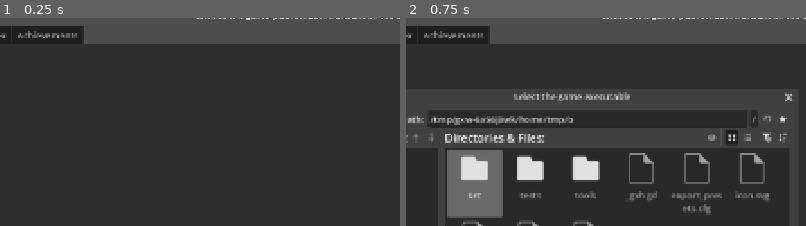
Above: before the commit, frames 1-2 (left to right).
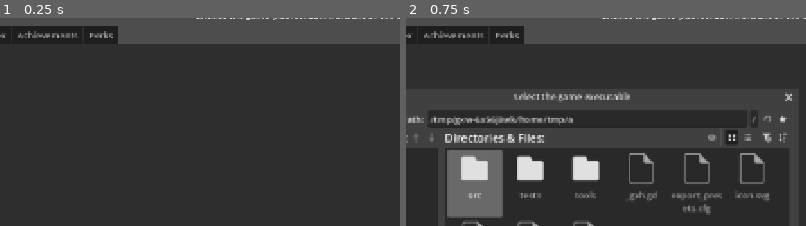
Above: after the commit, the same moments.

Repository: Bashbro92/azssaveeditor
Game: Godot game, scene res://src/ui/main.tscn
Same seed, same stepped clock (60 frames per second), same inputs: the game is played once before the commit and once after it.
Inputs:
- Up to frame 1 (0.25 s): no input
- Up to frame 2 (0.75 s): click "Game files…" at 0.5 s
The pictures show only the part of the screen within x 27-77%, y 3-53%; the shares and areas given below are measured in that part.

The runs differ from the first frame. In frame 1, 0.7% of the frame differs, in the area x 21-30%, y 3-13%; in frame 2, 0.7%, in the area x 21-42%, y 3-50%.

Commit message:
feat(ui): edit perks, perk resets, bought tabards and companion looks

Diff:
--- a/src/ui/main.gd
+++ b/src/ui/main.gd
@@ -29,7 +29,7 @@
 
 func _panels() -> Array[EditorPanel]:
 	var panels: Array[EditorPanel] = [OverviewPanel.new(), ZonesPanel.new(), TalentsPanel.new(),
-			CollectionPanel.new(), CodexPanel.new(), AchievementsPanel.new()]
+			CollectionPanel.new(), CodexPanel.new(), AchievementsPanel.new(), PerksPanel.new()]
 	for panel in panels:
 		panel.name = panel.get_script().get_global_name().trim_suffix("Panel")
 	return panels
--- /dev/null
+++ b/src/ui/perks_panel.gd
@@ -0,0 +1,111 @@
+class_name PerksPanel
+extends EditorPanel
+## The account's perks and perk resets, the tabards bought with perk points and the pickup companions' looks.
+## The game checks none of these against the achievement points they cost.
+
+const _MOST_RESETS := 2  ## the game allows two perk resets
+const _DEFAULT := "Default"
+
+
+func build() -> void:
+	var p := session.progress
+	var perks := session.game.perks
+	content.add_child(_heading("Perks"))
+	var bar := HBoxContainer.new()
+	bar.add_child(_button("Learn all", func() -> void: _apply_bulk(func() -> void:
+		for perk in perks:
+			p.set_perk_rank(perk["id"], perk["costs"].size()))))
+	bar.add_child(_button("Unlearn all", func() -> void: _apply_bulk(func() -> void:
+		for perk_id: String in p.perks():
+			p.set_perk_rank(perk_id, 0))))
+	content.add_child(bar)
+	var grid := GridContainer.new()
+	grid.columns = 4
+	grid.add_theme_constant_override("h_separation", 10)
+	var known := {}
+	for perk in perks:
+		var perk_id: String = perk["id"]
+		known[perk_id] = true
+		grid.add_child(_icon(perk["icon"], 24))
+		grid.add_child(_label(perk["name"], 200))
+		grid.add_child(_spin(p.perks().get(perk_id, 0), perk["costs"].size(),
+				func(v: int) -> void: p.set_perk_rank(perk_id, v), 70))
+		grid.add_child(_label(_needs(perk)))
+	for perk_id: String in p.perks():  # perks the game data doesn't know, so nothing is hidden
+		if not known.has(perk_id):
+			grid.add_child(_icon("", 24))
+			grid.add_child(_label(perk_id, 200))
+			grid.add_child(_spin(p.perks()[perk_id], 255, func(v: int) -> void: p.set_perk_rank(perk_id, v), 70))
+			grid.add_child(_label(""))
+	content.add_child(grid)
+	var resets := HBoxContainer.new()
+	resets.add_child(_label("Perk resets used (of %d):" % _MOST_RESETS))
+	resets.add_child(_spin(p.perk_resets(), _MOST_RESETS, func(v: int) -> void: p.set_perk_resets(v), 70))
+	content.add_child(resets)
+
+	content.add_child(_heading("Tabards bought"))
+	content.add_child(_label("Tabards that come with an achievement aren't saved; earn the achievement instead."))
+	var tabards := GridContainer.new()
+	tabards.columns = 4
+	for t in session.game.tabards:
+		if t["unlock"] != "":
+			continue
+		var tabard_id: int = t["id"]
+		tabards.add_child(_icon(t["icon"], 24))
+		var box := _check("%s (%d)" % [t["name"], t["cost"]], p.tabards().has(tabard_id),
+				func(on: bool) -> void: p.set_tabard(tabard_id, on))
+		box.custom_minimum_size.x = 280
+		tabards.add_child(box)
+	content.add_child(tabards)
+
+	content.add_child(_heading("Companion looks"))
+	content.add_child(_label("A look its achievement hasn't unlocked shows as the default in game."))
+	var looks := p.companion_looks()
+	var slots := HBoxContainer.new()
+	for slot in range(2):
+		slots.add_child(_label("Companion %d:" % (slot + 1)))
+		slots.add_child(_look_choice(looks, slot))
+	content.add_child(slots)
+
+
+## "Needs <achievement>" (and the perk it needs first) for a perk's row.
+func _needs(perk: Dictionary) -> String:
+	var parts := PackedStringArray()
+	if perk["requires"] != "":
+		parts.append(_achievement_name(perk["requires"]))
+	if perk["requires_perk"] != "":
+		for other in session.game.perks:
+			if other["id"] == perk["requires_perk"]:
+				parts.append(other["name"])
+	return "Needs " + ", ".join(parts) if not parts.is_empty() else ""
+
+
+func _achievement_name(key: String) -> String:
+	for a in session.game.achievements:
+		if a["key"] == key:
+			return a["name"]
+	return key
+
+
+## A picker for companion `slot`'s look: the default, then every look the game has (and the saved one if the game
+## doesn't know it). The save keeps the chosen looks in slot order, defaults left out.
+func _look_choice(looks: Array[String], slot: int) -> OptionButton:
+	var ids: Array[String] = [""]
+	var choice := OptionButton.new()
+	choice.add_item(_DEFAULT)
+	for look in session.game.companion_looks:
+		ids.append(look["id"])
+		var unlock: String = look["unlock"]
+		choice.add_icon_item(session.icons.get_icon(look["icon"]),
+				look["name"] + ("" if unlock == "" else "  (" + _achievement_name(unlock) + ")"))
+	var current: String = looks[slot] if slot < looks.size() else ""
+	if not ids.has(current):
+		ids.append(current)
+		choice.add_item(current)
+	choice.select(ids.find(current))
+	choice.item_selected.connect(func(i: int) -> void:
+		var chosen := looks.duplicate()
+		chosen.resize(2)
+		chosen[slot] = ids[i]
+		_apply_bulk(func() -> void: session.progress.set_companion_looks(chosen)))
+	return choice
